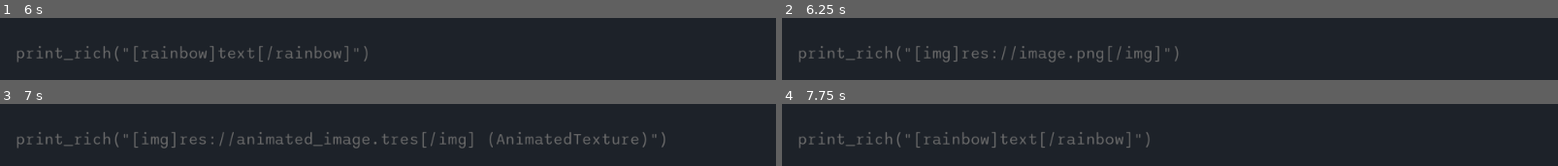
Above: before the commit, frames 1-4 (two rows, left to right).
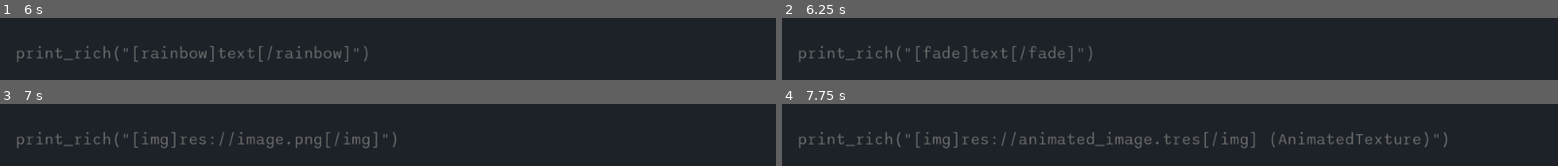
Above: after the commit, the same moments.

Repository: LucyLavend/GodotPrintRichExamples
Game: Godot game, scene res://main.tscn
The game is run twice, just before and just after one commit, with the same random seed, the same clock (stepped at 60 frames per second) and the same inputs.
Inputs:
- Up to frame 1 (6 s): tap Enter (ui_accept) at 0.5, 0.77, 1.25, 1.52, 2, 2.75, 3.02, 3.5, 3.77, 4.25, 4.52 s
- Up to frame 2 (6.25 s): tap Enter (ui_accept) at 6.02 s
- Up to frame 3 (7 s): tap Enter (ui_accept) at 6.77 s
- Up to frame 4 (7.75 s): tap Enter (ui_accept) at 7.52 s

Frame 1 is identical in both runs. In frame 2, 1.8% of the frame differs, in the area x 18-52%, y 45-72%; in frame 3, 3.1%; in frame 4, 3.9%, in the area x 18-86%, y 45-72%.

Commit message:
Change gitignore & readme

Diff:
--- a/main.gd
+++ b/main.gd
@@ -78,6 +78,14 @@
 	print("")
 	print_rich("[rainbow freq=1.0 sat=0.8 val=0.8]WOW good programming work!! Your janky code actually works somehow lol[/rainbow]")
 
+	#fade
+	await button_pressed
+	_set_example_text("[fade]text[/fade]")
+	print("")
+	print_rich("[fade start=20 length=24][color=ffde66]⬤ scene/resources/packed_scene.cpp:717 - Condition !common_parent is true[/color][/fade]")
+	print_rich("Unlock more detailed error messages and more with [b]Godot [color=DODGER_BLUE]Premium[/color][/b]! ")
+	print_rich("Start your 14 day free trial now at [u][color=cornflowerblue][url]godotengine.org[/url][/color][/u]!")
+
 	#image
 	await button_pressed
 	_set_example_text("[img]res://image.png[/img]")
@@ -89,14 +97,6 @@
 	_set_example_text("[img]res://animated_image.tres[/img] (AnimatedTexture)")
 	print("")
 	print_rich("[img=160x160]res://Images/funny_cat.tres[/img]")
-
-	#fade
-	await button_pressed
-	_set_example_text("[rainbow]text[/rainbow]")
-	print("")
-	print_rich("[fade start=20 length=24][color=ffde66]⬤ scene/resources/packed_scene.cpp:717 - Condition !common_parent is true[/color][/fade]")
-	print_rich("Unlock more detailed error messages and more with [b]Godot [color=DODGER_BLUE]Premium[/color][/b]! ")
-	print_rich("Start your 14 day free trial now at [u][color=cornflowerblue][url]godotengine.org[/url][/color][/u]!")
 
 
 	#-----------------------------------
Binary file added: Screenshots/ExamplesPrintRich.png
Not shown, added: Screenshots/ExamplesPrintRich.png.import
Not shown, changed: .gitignore
Not shown, changed: README.md
